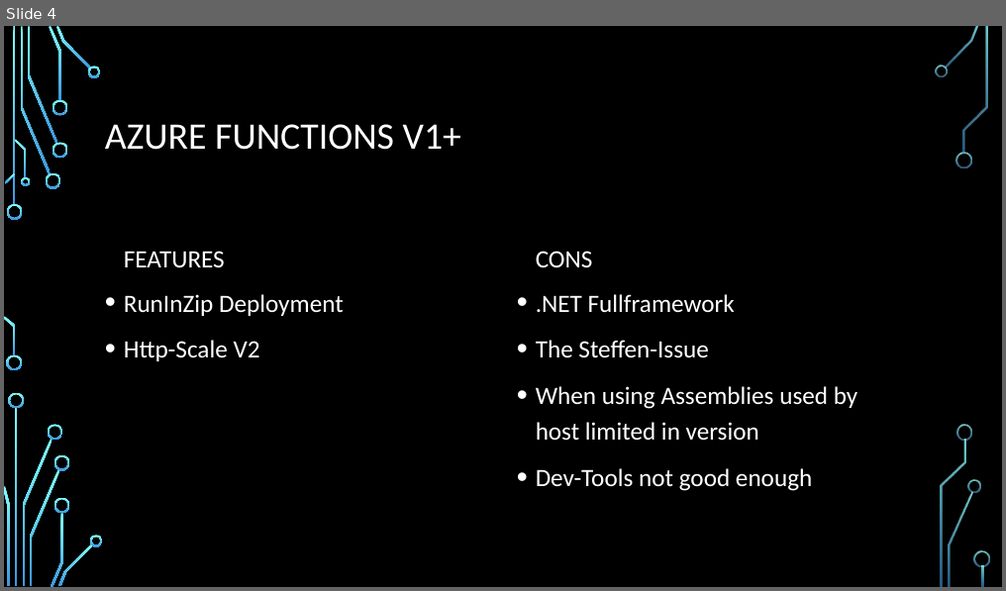
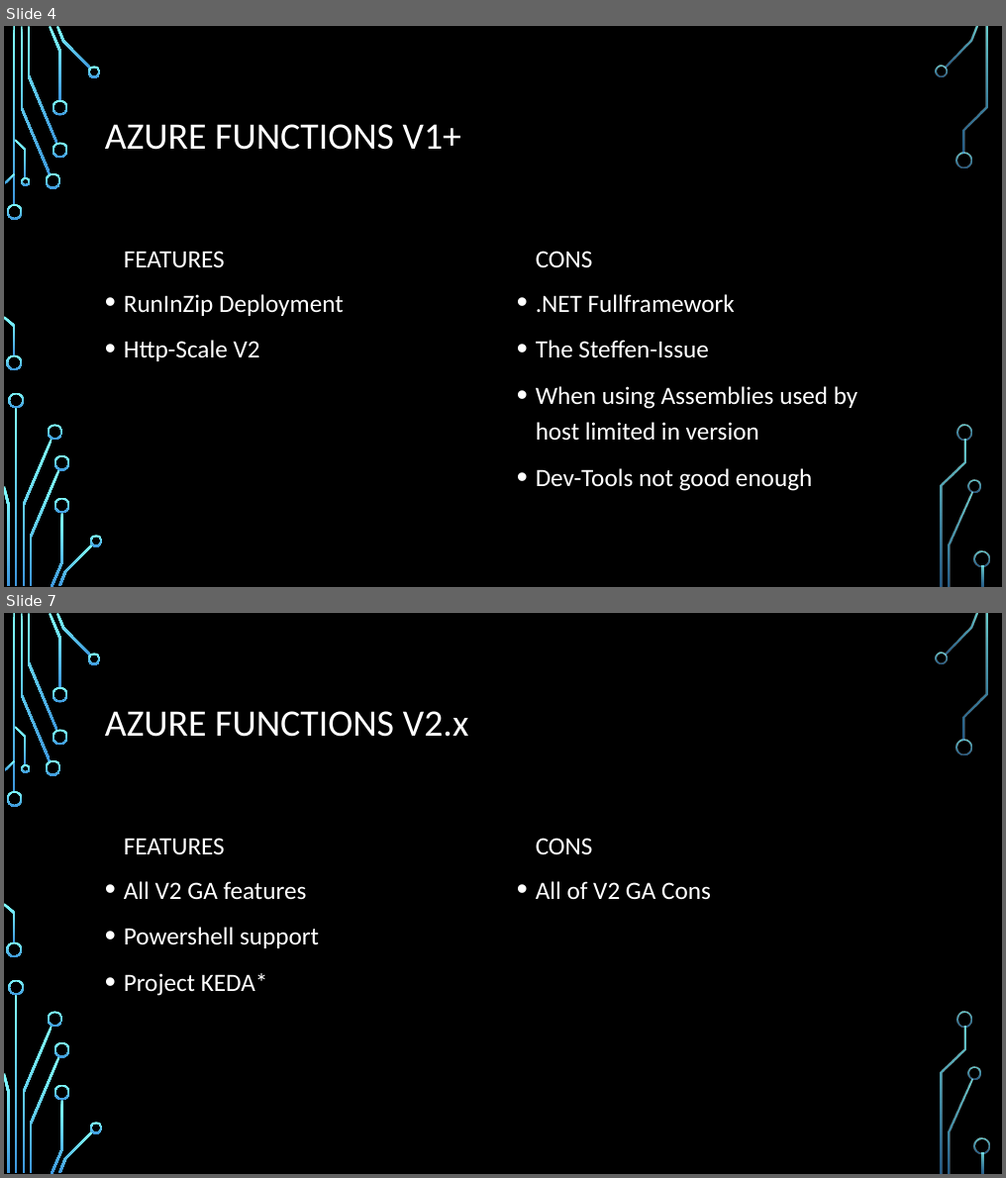
Before and after one commit to dersia/presentations, a slide deck: AzureFunctionsV2.pptx. Shown one above the other, each under a label of ours: slide 4 before the commit, slides 4 and 7 after it; the slides between them are not shown. The pictures are 1006x591 and 1006x1178 pixels, drawn with LibreOffice and Linux fonts; fonts in the diff are those of the drawing; background and template pictures are left out. Boxes give left, top, right and bottom in pixels: in the first picture for what was removed or moved away, otherwise in the second. Text is boxed around its words. In the diff, an @@ line names an element or a change of style, - is before the commit and + after.

```diff
--- a/AzureFunctionsV2.pptx
+++ b/AzureFunctionsV2.pptx
@@ slide 7 added at [4, 613, 1002, 1174], background picture (left out); not listed: 36 template elements that a slide beside it also shows @@
@@ title added at [105, 711, 468, 737], 36 pt, text #FFFFFF @@
+AZURE FUNCTIONS V2.x
@@ text added at [124, 838, 225, 856], 24 pt, text #FFFFFF @@
+FEATURES
@@ text added at [536, 838, 593, 855], 24 pt, text #FFFFFF @@
+CONS
@@ text added at [124, 881, 319, 996], 24 pt, text #FFFFFF @@
+• All V2 GA features
+• Powershell support
+• Project KEDA*
@@ text added at [536, 881, 711, 900], 24 pt, text #FFFFFF @@
+• All of V2 GA Cons
```
Also in this commit, not shown: 5 slides changed, 27 other files.
